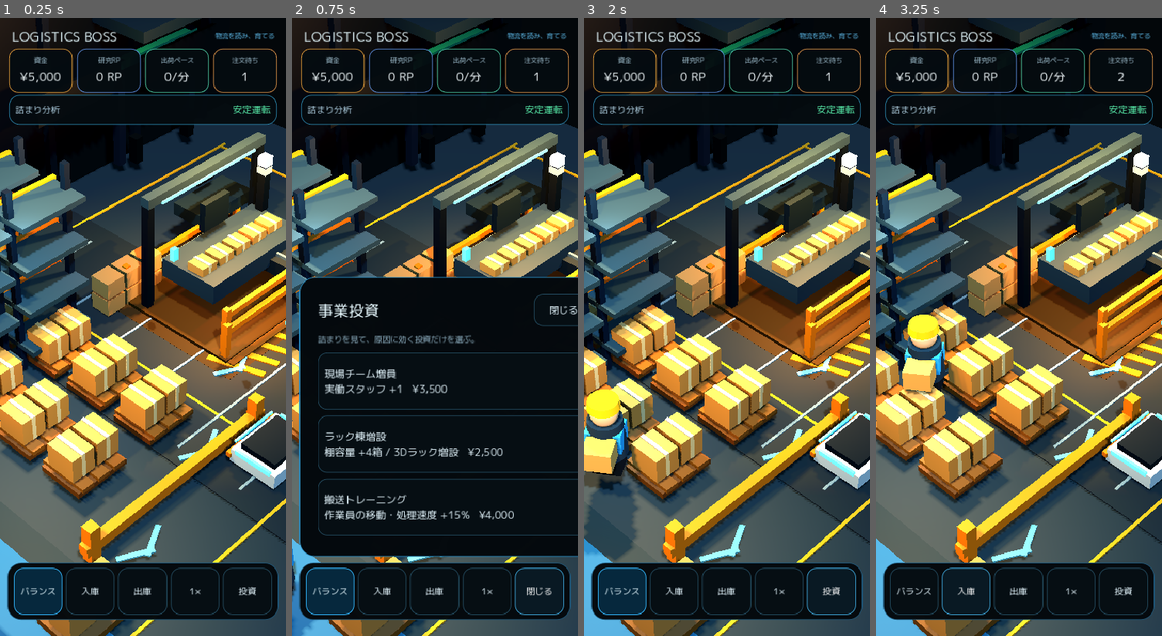
Above: before the commit, frames 1-4 (left to right).
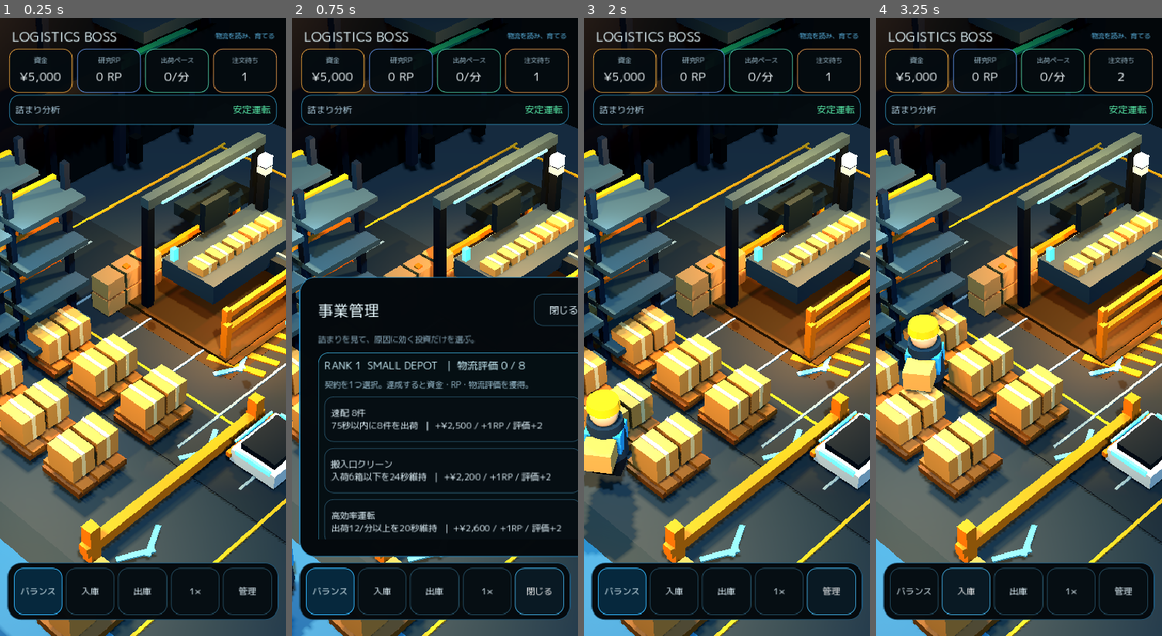
Above: after the commit, the same moments.

Repository: 48wr9f4wgp-lab/Logistics-Boss
Game: Godot game, scene res://scenes/main.tscn
Same seed, same stepped clock (60 frames per second), same inputs: the game is played once before the commit and once after it.
Inputs:
- Up to frame 1 (0.25 s): no input
- Up to frame 2 (0.75 s): click "投資" (after the commit: "管理") at 0.5 s
- Up to frame 3 (2 s): click "閉じる" at 1.25 s
- Up to frame 4 (3.25 s): click "バランス" at 2 s; click "入庫" at 2.75 s

The runs differ from the first frame. In frame 1, less than 0.1% of the frame differs, in the area x 83-90%, y 92-94%; in frame 2, 6.3%, in the area x 9-100%, y 46-85%; in frame 3, less than 0.1%; in frame 4, less than 0.1%.

Commit message:
Expose contracts rating and Rank 2 staffing in mobile HUD

Diff:
--- a/godot/ui/game_hud_ja.gd
+++ b/godot/ui/game_hud_ja.gd
@@ -6,20 +6,30 @@
 var _measurement_panel: PanelContainer
 var _measurement_label: Label
 var _measurement_timer := 0.0
+var _progression_panel: PanelContainer
+var _progression_label: Label
+var _contract_status: Label
+var _contract_buttons: Array[Button] = []
+var _staffing_label: Label
+var _staffing_grid: GridContainer
+var _staffing_buttons: Dictionary = {}
 
 
 func _ready() -> void:
     super._ready()
     _append_forklift_upgrade()
+    _build_progression_section()
     _build_measurement_banner()
     _tune_mobile_hud()
     _apply_japanese_font_recursive(self)
     _replace_static_copy_recursive(self)
+    _render_progression()
 
 
 func _process(delta: float) -> void:
     super._process(delta)
     _sync_transient_overlay_positions()
+    _render_progression()
     if _measurement_timer > 0.0:
         _measurement_timer -= delta
         if _measurement_timer <= 0.0 and _measurement_panel != null:
@@ -31,8 +41,6 @@
 
 
 func _bottleneck_text(info: Dictionary) -> String:
-    # Use UI-owned Japanese copy rather than leaking the domain's mixed-language
-    # diagnostic label into the player-facing HUD.
     match String(info.get("key", "stable")):
         "inbound":
             return "搬入口が混雑"
@@ -74,6 +82,18 @@
                 float(after.get("packing_queue", 0.0)),
             ]
             _show_measurement_status(text, 8.0)
+        "contract_completed":
+            _show_toast("契約達成  +¥%s / 評価+%d" % [
+                _format_number(int(event.get("cash", 0))),
+                int(event.get("rating", 0)),
+            ])
+        "contract_failed":
+            _show_toast("契約失敗  %s" % String(event.get("title", "")))
+        "rank_up":
+            _show_toast("RANK 2  WAREHOUSE 解禁")
+            _toast_timer = 4.0
+        "staffing_changed":
+            _show_toast("人員配置  %s" % String(event.get("label", "")))
 
 
 func _append_forklift_upgrade() -> void:
@@ -92,6 +112,174 @@
     button.pressed.connect(func(): _buy(&"forklift"))
     list.add_child(button)
     _upgrade_buttons[&"forklift"] = button
+
+
+func _build_progression_section() -> void:
+    var list := _find_upgrade_list(_sheet)
+    if list == null:
+        return
+
+    _progression_panel = PanelContainer.new()
+    _progression_panel.add_theme_stylebox_override(
+        "panel",
+        _panel_style(Color(0.020, 0.058, 0.075, 0.985), Color(0.22, 0.62, 0.78, 0.92), 14)
+    )
+    list.add_child(_progression_panel)
+    list.move_child(_progression_panel, 0)
+
+    var column := VBoxContainer.new()
+    column.add_theme_constant_override("separation", 8)
+    _progression_panel.add_child(column)
+
+    _progression_label = Label.new()
+    _progression_label.add_theme_font_size_override("font_size", 14)
+    _progression_label.add_theme_color_override("font_color", Color(0.82, 0.96, 1.0))
+    column.add_child(_progression_label)
+
+    _contract_status = Label.new()
+    _contract_status.autowrap_mode = TextServer.AUTOWRAP_WORD_SMART
+    _contract_status.add_theme_font_size_override("font_size", 11)
+    _contract_status.add_theme_color_override("font_color", Color(0.62, 0.76, 0.83))
+    column.add_child(_contract_status)
+
+    for index in 3:
+        var contract_button := Button.new()
+        contract_button.size_flags_horizontal = Control.SIZE_EXPAND_FILL
+        contract_button.custom_minimum_size = Vector2(0, 62)
+        contract_button.alignment = HORIZONTAL_ALIGNMENT_LEFT
+        contract_button.add_theme_font_size_override("font_size", 12)
+        _apply_button_style(contract_button, false)
+        contract_button.pressed.connect(_choose_contract_slot.bind(index))
+        column.add_child(contract_button)
+        _contract_buttons.append(contract_button)
+
+    _staffing_label = Label.new()
+    _staffing_label.add_theme_font_size_override("font_size", 12)
+    _staffing_label.add_theme_color_override("font_color", Color(0.72, 0.92, 0.82))
+    _staffing_label.visible = false
+    column.add_child(_staffing_label)
+
+    _staffing_grid = GridContainer.new()
+    _staffing_grid.columns = 2
+    _staffing_grid.add_theme_constant_override("h_separation", 6)
+    _staffing_grid.add_theme_constant_override("v_separation", 6)
+    _staffing_grid.visible = false
+    column.add_child(_staffing_grid)
+
+    var plans := [
+        ["receiving", "受入強化 3/1/1"],
+        ["balanced", "均衡 2/2/1"],
+        ["picking", "ピック強化 1/3/1"],
+        ["dock", "両端強化 2/1/2"],
+        ["shipping", "出荷強化 1/2/2"],
+    ]
+    for entry in plans:
+        var plan := String(entry[0])
+        var button := Button.new()
+        button.text = String(entry[1])
+        button.size_flags_horizontal = Control.SIZE_EXPAND_FILL
+        button.custom_minimum_size = Vector2(0, 48)
+        button.add_theme_font_size_override("font_size", 10)
+        _apply_button_style(button, false)
+        button.pressed.connect(_select_staffing_plan.bind(plan))
+        _staffing_grid.add_child(button)
+        _staffing_buttons[plan] = button
+
+
+func _choose_contract_slot(index: int) -> void:
+    if sim == null or index < 0 or index >= sim.contract_offers.size():
+        return
+    var offer: Dictionary = sim.contract_offers[index]
+    var result := sim.choose_contract(int(offer.get("id", -1)))
+    if bool(result.get("ok", false)):
+        _show_toast("契約開始  %s" % String(offer.get("title", "")))
+    else:
+        _show_toast("契約を開始できない")
+
+
+func _select_staffing_plan(plan: String) -> void:
+    if sim == null:
+        return
+    var result := sim.set_staffing_plan(plan)
+    if bool(result.get("ok", false)):
+        return
+    match String(result.get("reason", "")):
+        "cooldown":
+            _show_toast("配置替えまであと%d秒" % ceili(float(result.get("remaining", 0.0))))
+        "same":
+            _show_toast("現在の人員配置です")
+        _:
+            _show_toast("人員配置を変更できない")
+
+
+func _render_progression() -> void:
+    if sim == null or _progression_panel == null:
+        return
+
+    if _manage_button != null:
+        _manage_button.text = "閉じる" if _sheet != null and _sheet.visible else "管理"
+
+    var rank2 := sim.facility_rank >= 2
+    _progression_label.text = (
+        "RANK 2  WAREHOUSE  ｜ 評価 %d  ｜ 契約 %d件" % [sim.logistics_rating, sim.completed_contracts]
+        if rank2
+        else "RANK 1  SMALL DEPOT  ｜ 物流評価 %d / 8" % sim.logistics_rating
+    )
+
+    if not sim.active_contract.is_empty():
+        var active: Dictionary = sim.active_contract
+        _contract_status.text = "契約中｜%s\n%s  %.0f/%.0f  残%d秒" % [
+            String(active.get("title", "契約")),
+            String(active.get("description", "")),
+            float(active.get("progress", 0.0)),
+            float(active.get("target", 0.0)),
+            ceili(float(active.get("remaining", 0.0))),
+        ]
+        for button in _contract_buttons:
+            button.visible = false
+    else:
+        _contract_status.text = "契約を1つ選択。達成すると資金・RP・物流評価を獲得。"
+        for index in _contract_buttons.size():
+            var button := _contract_buttons[index]
+            if index >= sim.contract_offers.size():
+                button.visible = false
+                continue
+            var offer: Dictionary = sim.contract_offers[index]
+            button.visible = true
+            button.disabled = false
+            button.text = "%s\n%s  ｜ +¥%s / +%dRP / 評価+%d" % [
+                String(offer.get("title", "契約")),
+                String(offer.get("description", "")),
+                _format_number(int(offer.get("reward_cash", 0))),
+                int(offer.get("reward_rp", 0)),
+                int(offer.get("reward_rating", 0)),
+            ]
+
+    _staffing_label.visible = rank2
+    _staffing_grid.visible = rank2
+    if rank2:
+        var summary := sim.staffing_summary()
+        var cooldown := ceili(sim.staffing_cooldown)
+        _staffing_label.text = "人員配置  入庫%d / ピック%d / 出荷%d%s" % [
+            int(summary.get("store", 0)),
+            int(summary.get("pick", 0)),
+            int(summary.get("ship", 0)),
+            "  ｜ 変更まで%d秒" % cooldown if cooldown > 0 else "  ｜ 変更可能",
+        ]
+        for plan in _staffing_buttons:
+            var staffing_button: Button = _staffing_buttons[plan]
+            _apply_button_style(staffing_button, String(plan) == sim.staffing_plan)
+            staffing_button.disabled = sim.staffing_cooldown > 0.0
+
+    _flow_button.visible = not rank2
+    _inbound_button.visible = not rank2
+    _outbound_button.visible = not rank2
+
+    for kind in [&"worker", &"rack", &"speed", &"packing"]:
+        if _upgrade_buttons.has(kind):
+            (_upgrade_buttons[kind] as Button).visible = not rank2
+    if _upgrade_buttons.has(&"forklift"):
+        (_upgrade_buttons[&"forklift"] as Button).visible = not sim.forklift_unlocked
 
 
 func _find_upgrade_list(node: Node) -> VBoxContainer:
@@ -132,8 +320,6 @@
 
 
 func _tune_mobile_hud() -> void:
-    # Keep the main controls clear of the iPhone home indicator and reduce the
-    # shipment toast so it confirms flow without covering the warehouse action.
     var dock := _find_bottom_dock()
     if dock != null:
         dock.offset_top = -100.0
@@ -217,6 +403,8 @@
                     label.text = "物流を読み、育てる"
                 "Bottleneck Director":
                     label.text = "詰まり分析"
+                "事業投資":
+                    label.text = "事業管理"
         elif child is Button:
             var button := child as Button
             if button.text == "FLOW":
